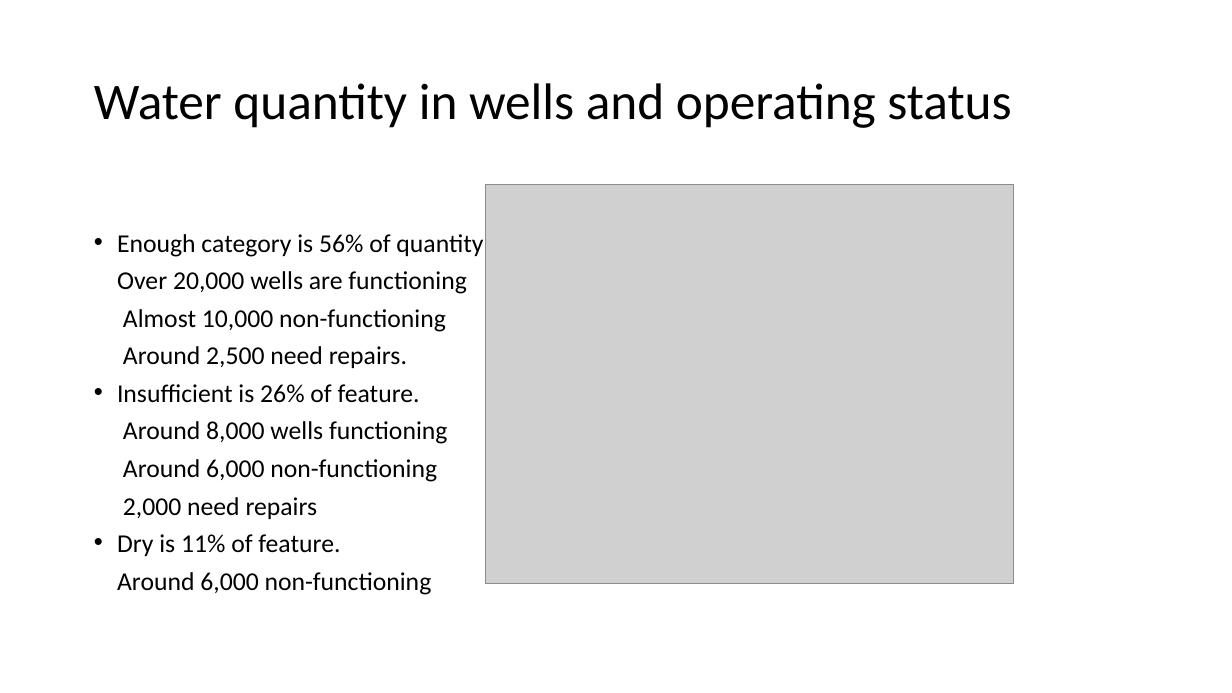
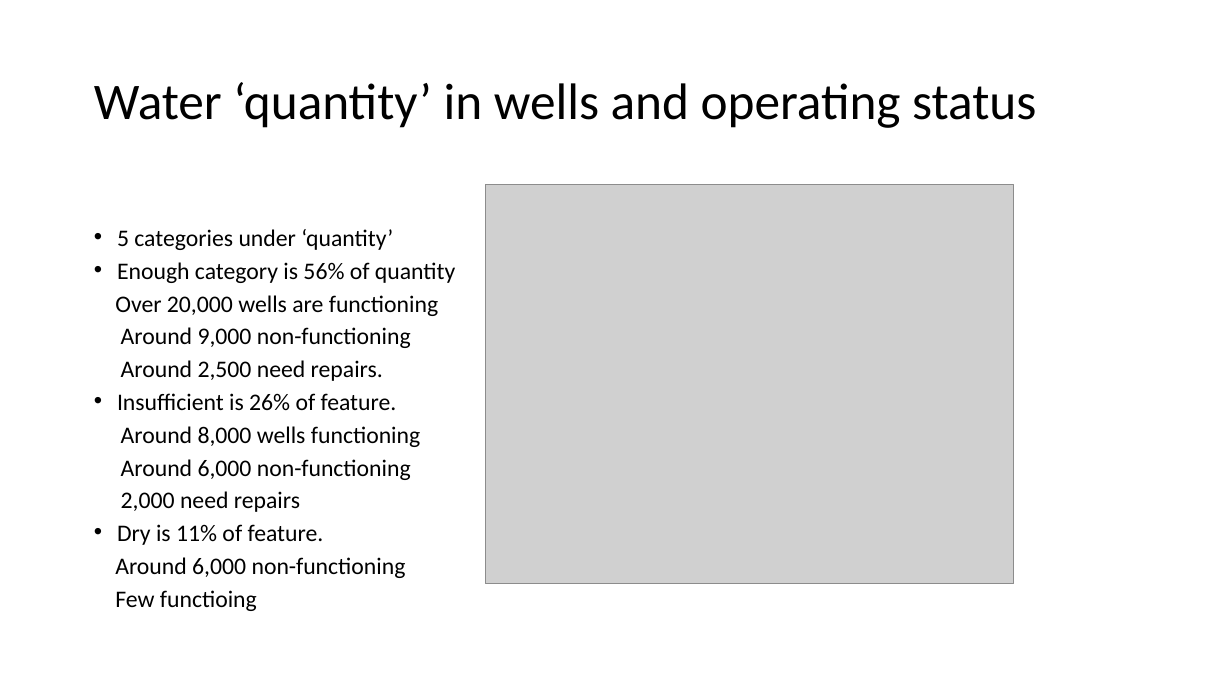
Before and after one commit to davidrtorres/Model-3-Tanzania-Water-Crisis, a slide deck: slide 5 of Presentation1.pptx. Drawn at 1232x693 pixels with LibreOffice and Linux fonts; fonts in the diff are those of the drawing; grey boxes stand for pictures. Boxes give left, top, right and bottom in pixels: in the first picture for what was removed or moved away, otherwise in the second. Text is boxed around its words. In the diff, an @@ line names an element or a change of style, - is before the commit and + after.

```diff
--- a/Presentation1.pptx
+++ b/Presentation1.pptx
@@ title at (94,82,1036,128): text changed @@
-Water quantity in wells and operating status
+Water ‘quantity’ in wells and operating status
@@ text at (117,229,393,250): paragraph added @@
+• 5 categories under ‘quantity’
@@ text at (115,262,455,578): size 20 to 18.5 pt in "Enough category is 56% of quantity", "Over 20,000 wells are functioning", "Around 2,500 need repairs.", "Insufficient is 26% of feature." and 5 more places; line spacing 0.8 to 0.7 @@
@@ text at (121,327,411,348): text changed; size 20 to 18.5 pt @@
-Almost 10,000 non-functioning
+Around 9,000 non-functioning
@@ text at (115,590,257,611): paragraph added @@
+Few functioing
```
Also in this commit, not shown: 6 other slides changed, 3 slides added, 2 other files.
